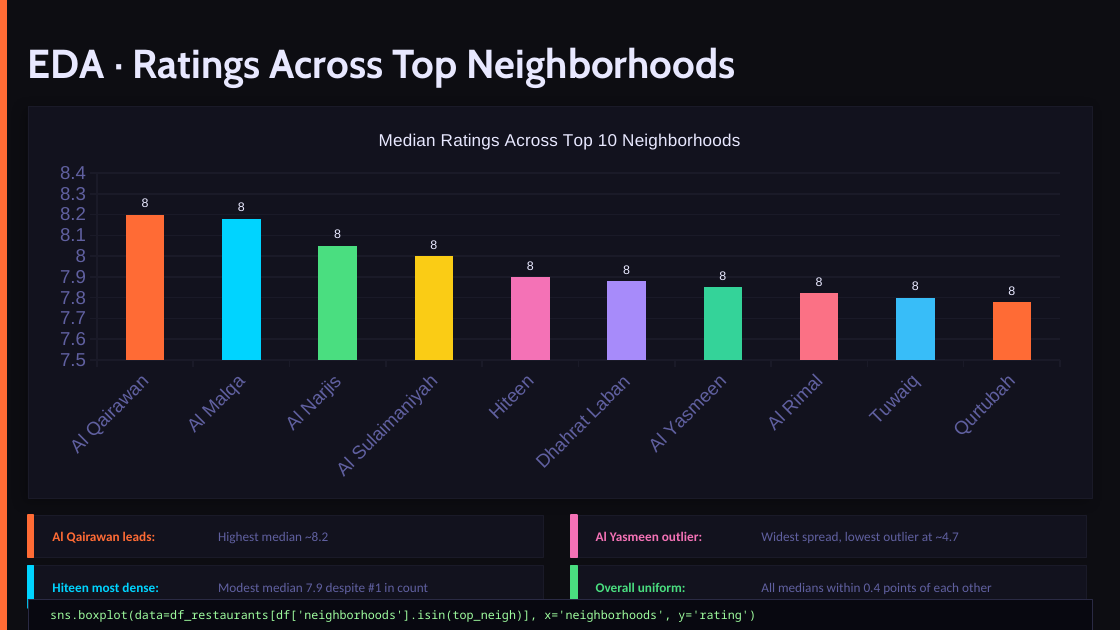
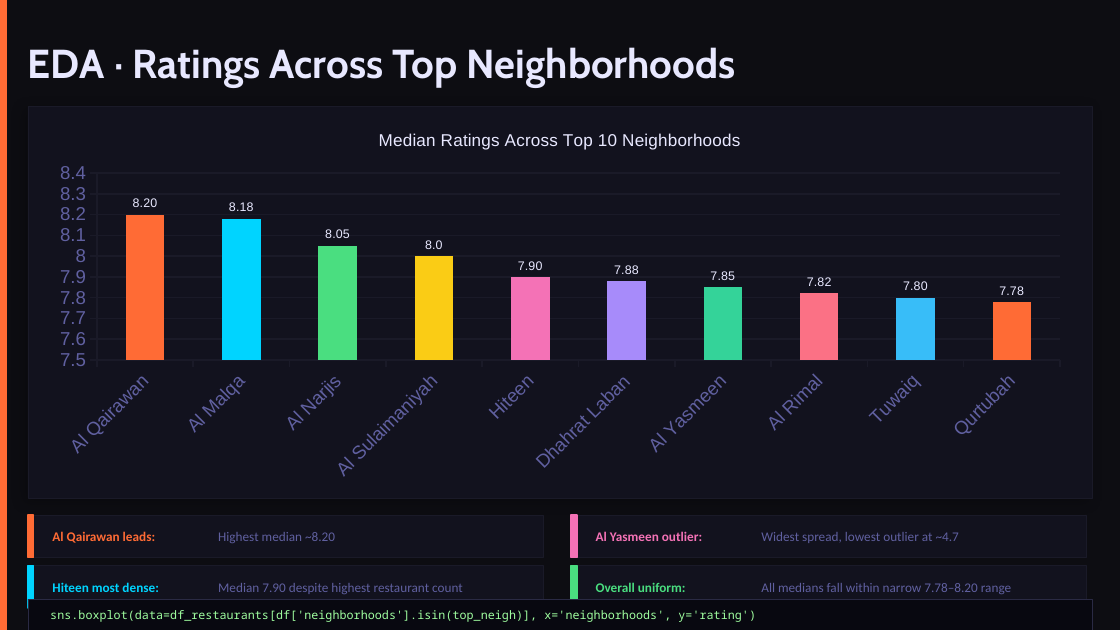
Before and after one commit to AbdulrahmanB-25/EDA_Project, a slide deck: slide 16 of presentation.pptx (slide 10 before the commit). Drawn at 1120x630 pixels with LibreOffice and Linux fonts; fonts in the diff are those of the drawing. Boxes give left, top, right and bottom in pixels: in the first picture for what was removed or moved away, otherwise in the second. Text is boxed around its words. In the diff, an @@ line names an element or a change of style, - is before the commit and + after.

```diff
--- a/presentation.pptx
+++ b/presentation.pptx
@@ column chart at (x1=39, y1=112, x2=1081, y2=487) @@
@@ data labels of Series 1 changed @@
@@ text at (x1=218, y1=532, x2=335, y2=543): text changed @@
-Highest median ~8.2
+Highest median ~8.20
@@ text at (x1=218, y1=583, x2=463, y2=594): text changed @@
-Modest median 7.9 despite #1 in count
+Median 7.90 despite highest restaurant count
@@ text at (x1=761, y1=583, x2=1011, y2=594): text changed @@
-All medians within 0.4 points of each other
+All medians fall within narrow 7.78–8.20 range
```
Also in this commit, not shown: 16 other slides changed, 7 slides added, 1 slide removed.
